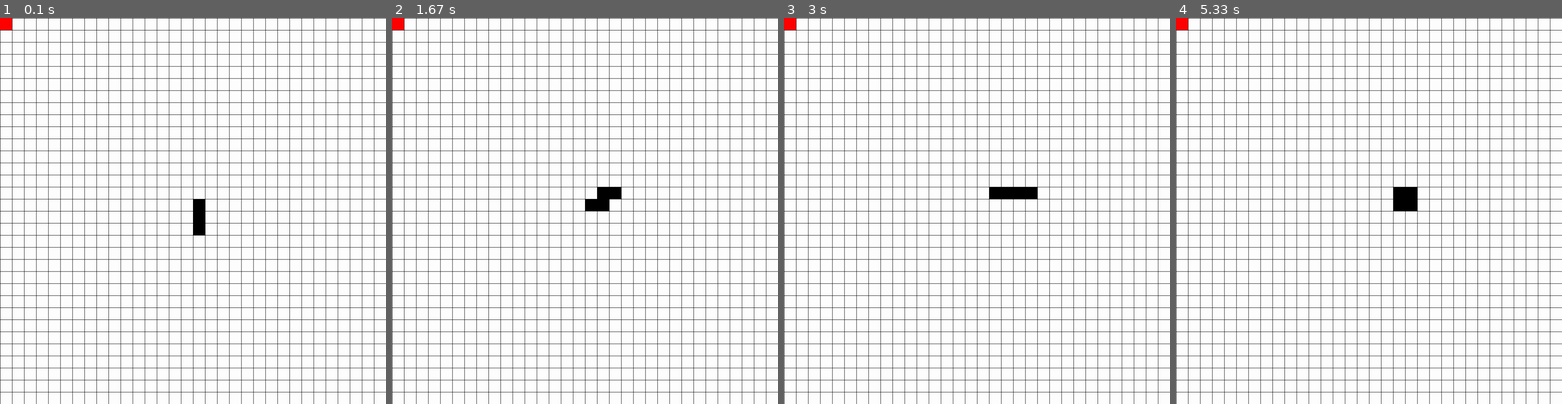
Above: before the commit, frames 1-4 (left to right).
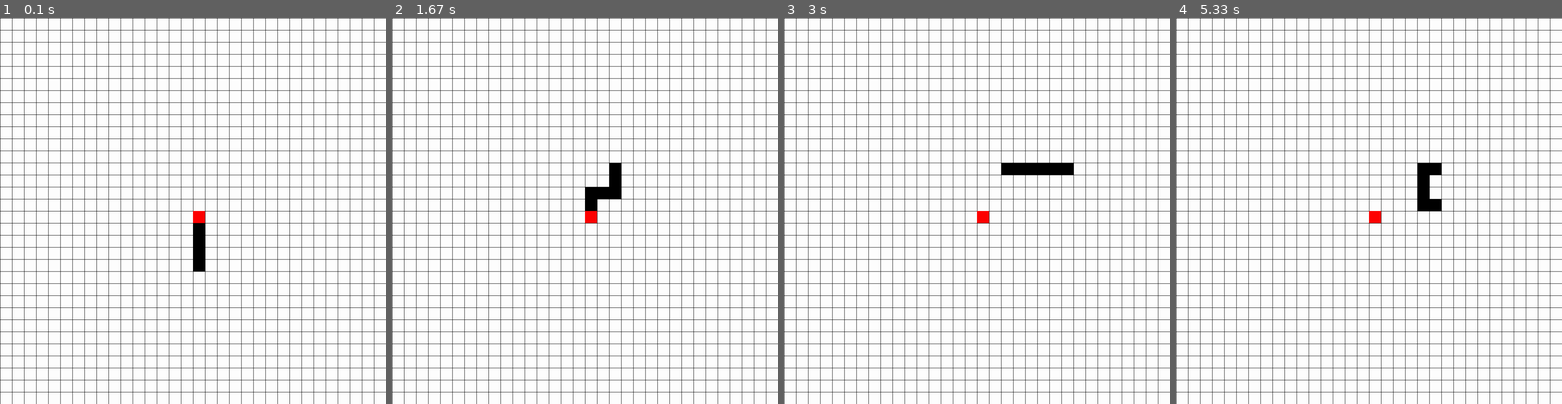
Above: after the commit, the same moments.

Repository: pretzelogical/snake-pygame
Game: pygame game, started from main.py
Same seed, same stepped clock (60 frames per second), same inputs: the game is played once before the commit and once after it.
Inputs:
- Up to frame 1 (0.1 s): no input
- Up to frame 2 (1.67 s): hold Right 0.33-0.8 s; hold Up 0.83-1.3 s; hold Right from 1.33 s (still down)
- Up to frame 3 (3 s): release Right at 1.92 s; hold Down from 2.63 s (still down)
- Up to frame 4 (5.33 s): release Down at 3.32 s; hold Left 3.35-4.05 s; hold Up 4.08-4.78 s; hold Right from 4.82 s (still down)

The runs differ from the first frame. In frame 1, 0.6% of the frame differs, in the area x 0-54%, y 0-66%; in frame 2, 0.6%; in frame 3, 1.2%, in the area x 0-75%, y 0-54%; in frame 4, 1.2%.

Commit message:
detect food and snake collisions

Diff:
--- a/main.py
+++ b/main.py
@@ -20,11 +20,11 @@
     def __init__(self, *args, **kwargs):
         super().__init__(*args, **kwargs)
         self.color = COL_BLACK
+        self.lastHeading = pygame.K_UP
         if "pos" in kwargs:
             self.pos = kwargs["pos"]
         else:
             self.pos = Vector2(16, 16)
-        self.lastHeading = pygame.K_UP
 
     @staticmethod
     def move(heading, fullSnake):
@@ -81,7 +81,21 @@
     def __init__(self, *args, **kwargs):
         super().__init__(*args, **kwargs)
         self.color = COL_RED
-        self.pos = Vector2(10, 13)
+        if "pos" in kwargs:
+            self.pos = kwargs["pos"]
+        else:
+            self.pos = Vector2(16, 16)
+
+    @property
+    def pos(self):
+        return self.__pos
+
+    @pos.setter
+    def pos(self, val):
+        """ update screen position based on grid position """
+        self.__pos = val
+        self.x = self.__pos.x * GRID_SIZE
+        self.y = self.__pos.y * GRID_SIZE
 
 
 def createGameField():
@@ -124,6 +138,21 @@
         offset += Vector2(0, 1)
     return snake
 
+def doCollisions(blocks):
+    positions = [x.pos for x in blocks]
+    # print(positions)
+    for pos in positions:
+        if positions.count(pos) != 1:
+            collided = [x for x in blocks if x.pos == pos]
+            if TESTING:
+                print(f'match {pos}')
+            if "Food" in [x.__class__.__name__ for x in collided]:
+                if TESTING:
+                    print("Food eaten")
+            else:
+                if TESTING:
+                    print("Snake died")
+
 
 def main():
     screen = pygame.display.set_mode((SCREEN_SIZE, SCREEN_SIZE))
@@ -132,7 +161,7 @@
         print("Testing mode")
         frameCount = 0
     clock = pygame.time.Clock()
-    snake = initSnakeBlocks(3)
+    snake = initSnakeBlocks(5)
     food = Food(0, 0, GRID_SIZE, GRID_SIZE)
     blocks = list(snake) + [food]
     if TESTING:
@@ -150,14 +179,15 @@
                     print(pygame.key.name(event.key))
                 heading = event.key
 
+        blocks = list(snake) + [food]
+
         # Game logic
-        print(pygame.key.name(heading))
         Snake.move(heading, snake)
+        doCollisions(blocks)
 
         # Drawing logic
         screen.fill((255, 255, 255))
         drawGameGrid(screen)
-        blocks = list(snake) + [food]
         drawBlocks(screen, blocks)
         if TESTING:
             frameCount += 1
@@ -166,7 +196,7 @@
             testDraw(screen, frameCount)
 
         pygame.display.flip()
-        clock.tick(2)
+        clock.tick(4)
     pygame.quit()
 
 
